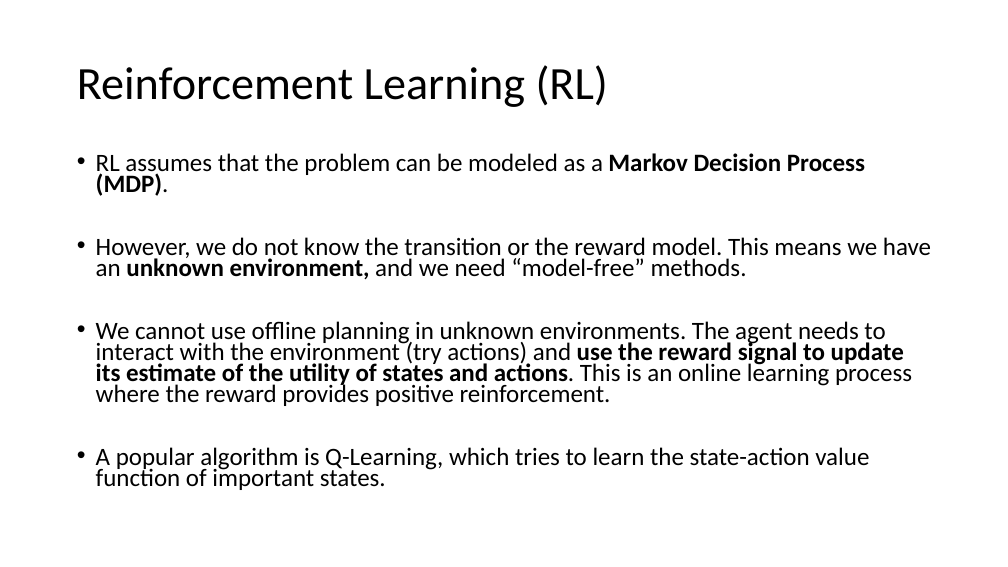
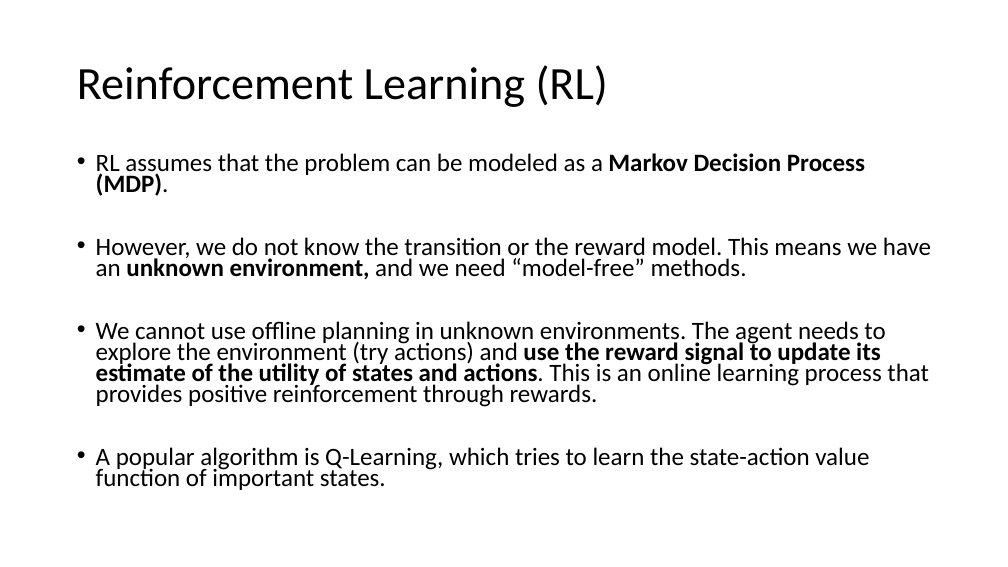
Before and after one commit to mhahsler/CS7320-AI, a slide deck: slide 18 of slides/22_Reinforcement_Learning.pptx (slide 17 before the commit). Drawn at 1008x567 pixels with LibreOffice and Linux fonts; fonts in the diff are those of the drawing. Boxes give left, top, right and bottom in pixels: in the first picture for what was removed or moved away, otherwise in the second. Text is boxed around its words. In the diff, an @@ line names an element or a change of style, - is before the commit and + after.

```diff
--- a/slides/22_Reinforcement_Learning.pptx
+++ b/slides/22_Reinforcement_Learning.pptx
@@ text at <box>96,321,929,407</box>: text changed @@
-• We cannot use offline planning in unknown environments. The agent needs to interact with the environment (try actions) and use the reward signal to update its estimate of the utility of states and actions. This is an online learning process where the reward provides positive reinforcement.
+• We cannot use offline planning in unknown environments. The agent needs to explore the environment (try actions) and use the reward signal to update its estimate of the utility of states and actions. This is an online learning process that provides positive reinforcement through rewards.
```
Also in this commit, not shown: 11 other slides changed, 1 slide added, 22 other files.
